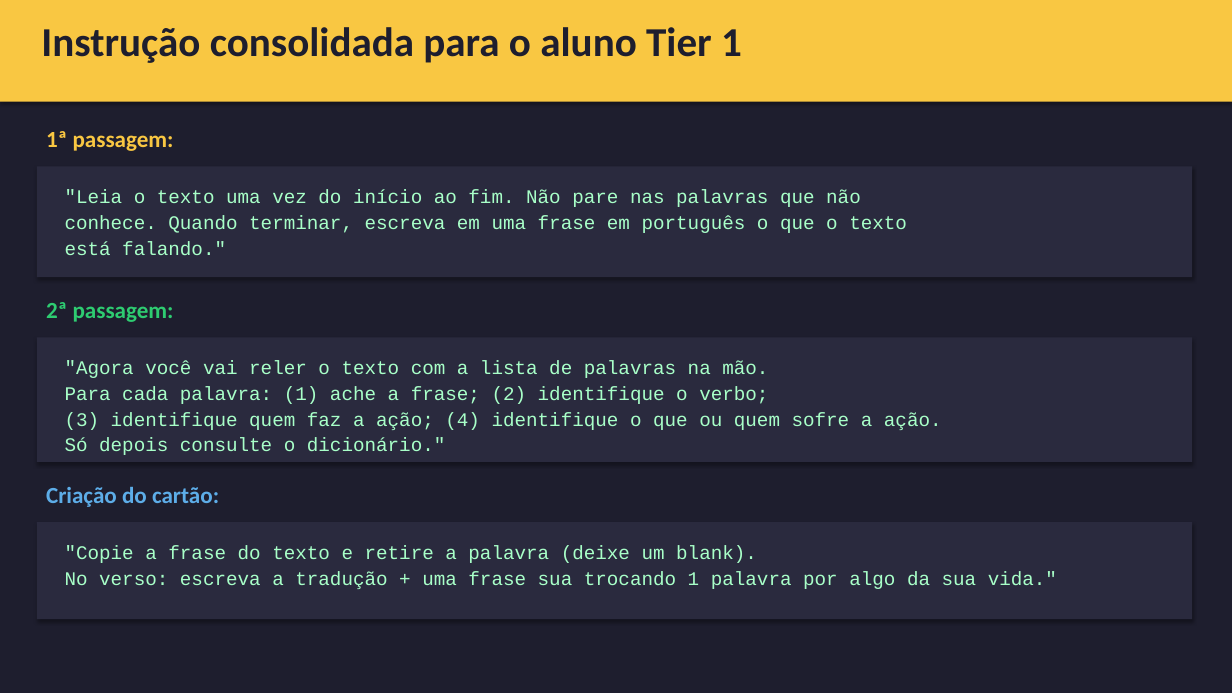
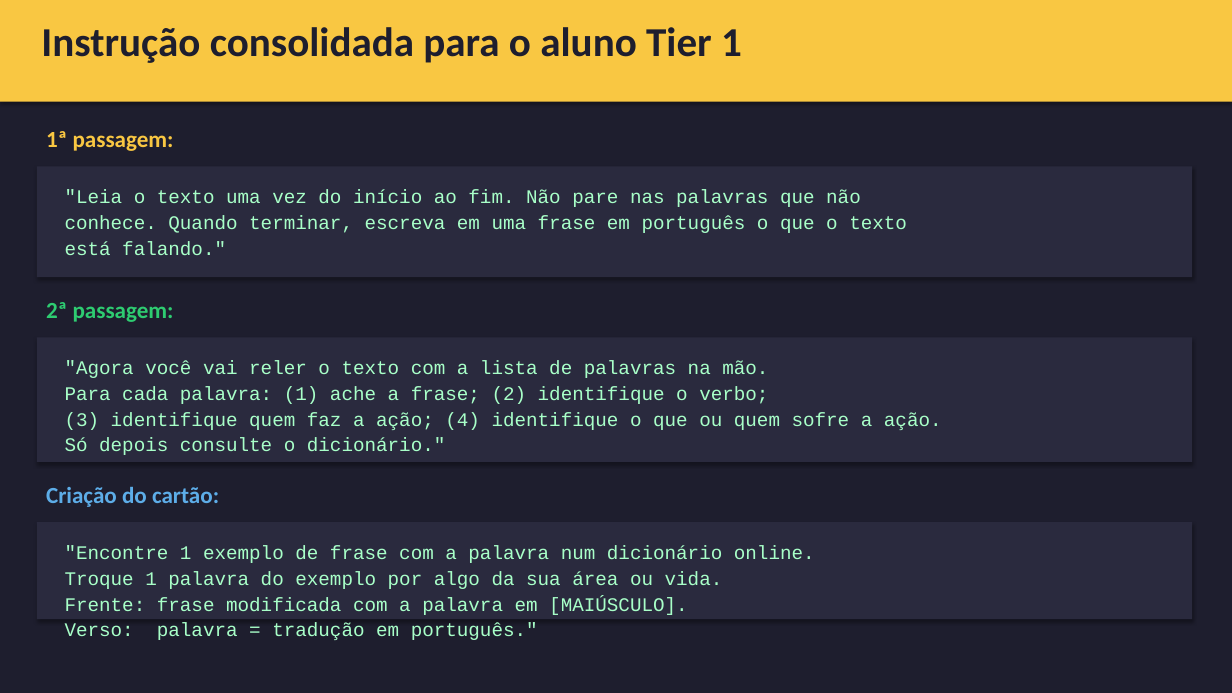
Before and after one commit to emadruga/StudyAmigoApp, a slide deck: slide 29 of placement_exam/planning_E02/E02_slides_Tier1_Duas_Passagem_v1.0.pptx. Drawn at 1232x693 pixels with LibreOffice and Linux fonts; fonts in the diff are those of the drawing. Boxes give left, top, right and bottom in pixels: in the first picture for what was removed or moved away, otherwise in the second. Text is boxed around its words. In the diff, an @@ line names an element or a change of style, - is before the commit and + after.

```diff
--- a/placement_exam/planning_E02/E02_slides_Tier1_Duas_Passagem_v1.0.pptx
+++ b/placement_exam/planning_E02/E02_slides_Tier1_Duas_Passagem_v1.0.pptx
@@ text at <box>65,546,815,640</box>: text changed @@
-"Copie a frase do texto e retire a palavra (deixe um blank).
-No verso: escreva a tradução + uma frase sua trocando 1 palavra por algo da sua vida."
+"Encontre 1 exemplo de frase com a palavra num dicionário online.
+Troque 1 palavra do exemplo por algo da sua área ou vida.
+Frente: frase modificada com a palavra em [MAIÚSCULO].
+Verso: palavra = tradução em português."
```
Also in this commit, not shown: 12 other slides changed, 1 other file.
